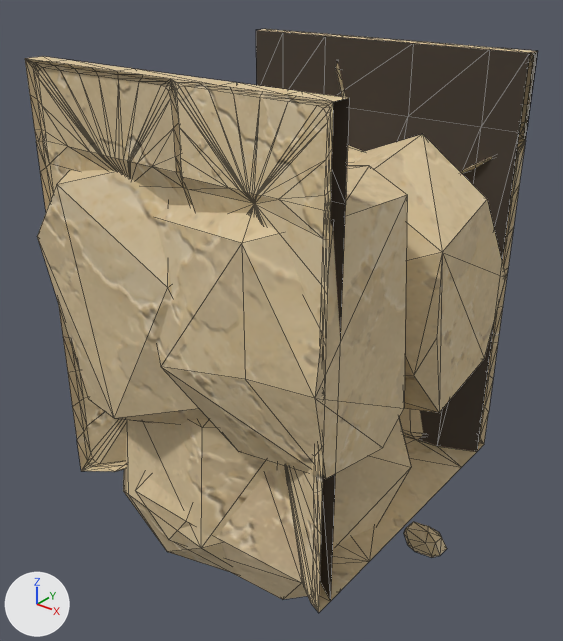
Before and after pictures for a commit that changed the glTF model assets/custom/models/ground_modules/ground_bottom_square_strip_10.glb.
Before and after are seen from a 50 mm camera at (1.89, -1.27, 1.28) aimed at (0.44, 0.54, 0.16). The axes (+X, +Y, +Z) are drawn at lower left. The lights are the same throughout. The first picture is the older version. Mesh edges are drawn as thin lines. Vertices at exactly the same position are counted once.

In view in the first picture: 'GroundBottomSquareStrip10_Body'.
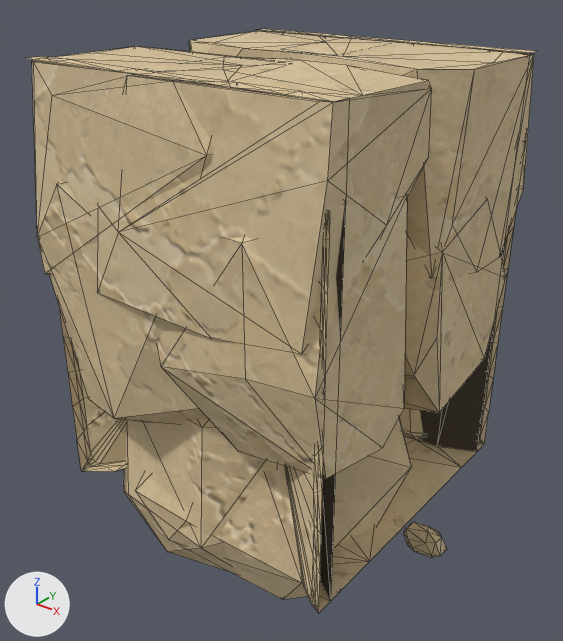
Where the change shows, as pixel boxes [x1, y1, x2, y2] in the pictures (563 x 641 px):
'GroundBottomSquareStrip10_Body', reshaped: before [25, 29, 538, 612]; after [25, 29, 536, 612]
part 1 of me_groundbottomsquarestrip10_bodymesh, added (beige): after [189, 31, 342, 60]
part 2 of me_groundbottomsquarestrip10_bodymesh, added (beige): after [32, 47, 253, 275]
part 3 of me_groundbottomsquarestrip10_bodymesh, added (brown): after [294, 38, 534, 278]
part 4 of me_groundbottomsquarestrip10_bodymesh, built on: before [25, 59, 333, 240]; after [97, 58, 432, 354]
part 5 of me_groundbottomsquarestrip10_bodymesh, built on (mostly hidden): before [336, 51, 538, 134]

The change, as a list of edits to the scene's bpy script:
```text
Change me_groundbottomsquarestrip10_bodymesh:
    used by ob_groundbottomsquarestrip10_body; location = (0.0, 0.0, 0.0)
    remove me_groundbottomsquarestrip10_bodymesh.from_pydata(...)  # 969 vertices, 1825 faces; spans x 0.0..1.0, y -0.04..1.04, z -0.97..1.0
    add me_groundbottomsquarestrip10_bodymesh.from_pydata(...)  # 911 vertices, 1621 faces; spans x 0.0..1.0, y -0.04..1.04, z -0.97..1.0
    me_groundbottomsquarestrip10_bodymesh part 1: a new loose piece of 27 vertices spanning x 0.0..0.71, y 0.49..1.04, z 0.4..1.0, in mat_sandstone_plate_14_005
    me_groundbottomsquarestrip10_bodymesh part 2: a new loose piece of 26 vertices spanning x 0.0..0.78, y -0.04..0.53, z 0.4..1.0, in mat_sandstone_plate_14_005
    me_groundbottomsquarestrip10_bodymesh part 3: a new loose piece of 26 vertices spanning x 0.29..1.0, y 0.49..1.04, z 0.4..1.0, in mat_sandstone_plate_14_005
    me_groundbottomsquarestrip10_bodymesh part 4
    81 vertices are removed from x 0.0..1.0, y 0.0..0.07, z 0.81..1.0
    224 faces are deleted
    6 vertices move within x 0.78..0.99, y 0.0, z 0.78
    27 vertices are added at x 0.25..1.0, y -0.04..0.47, z 0.4..1.0
    16 new faces join them, mat_sandstone_plate_3_009
    6 new faces join them, mat_sandstone_plate_4_009
    52 new faces join them, mat_sandstone_plate_14_005
    me_groundbottomsquarestrip10_bodymesh part 5
    83 vertices are removed from x 0.0..1.0, y 0.93..1.02, z 0.79..1.0
    219 faces are deleted
    6 new faces join them, mat_sandstone_plate_8_009
    13 new faces join them, mat_sandstone_plate_10_009
```
